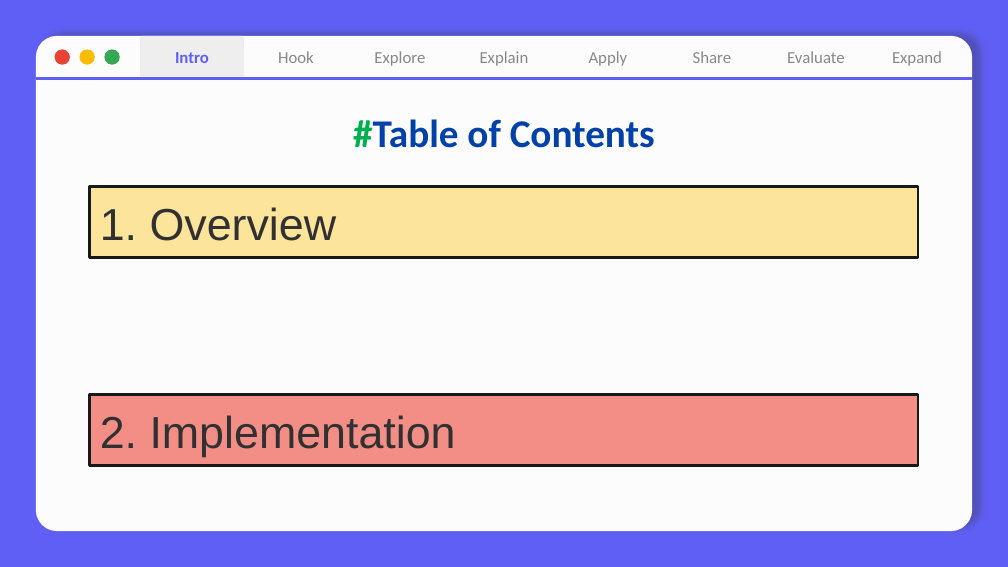
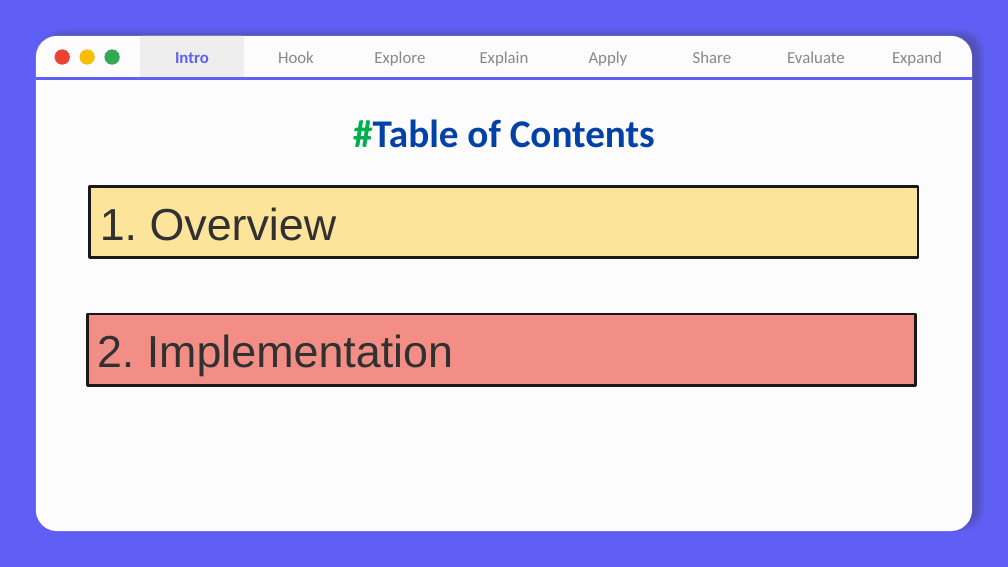
Before and after one commit to nhuhuynh1508/Design-Patterns, a slide deck: slide 2 of Observer Pattern/Observer Pattern.pptx. Drawn at 1008x567 pixels with LibreOffice and Linux fonts; fonts in the diff are those of the drawing. Boxes give left, top, right and bottom in pixels: in the first picture for what was removed or moved away, otherwise in the second. Text is boxed around its words. In the diff, an @@ line names an element or a change of style, - is before the commit and + after.

```diff
--- a/Observer Pattern/Observer Pattern.pptx
+++ b/Observer Pattern/Observer Pattern.pptx
@@ rectangle "2. Implementation": place and size @@
-rectangle "2. Implementation" at <box>90,394,918,466</box>
+rectangle "2. Implementation" at <box>87,314,915,386</box>
```
Also in this commit, not shown: 1 other slide changed, 4 other files.
